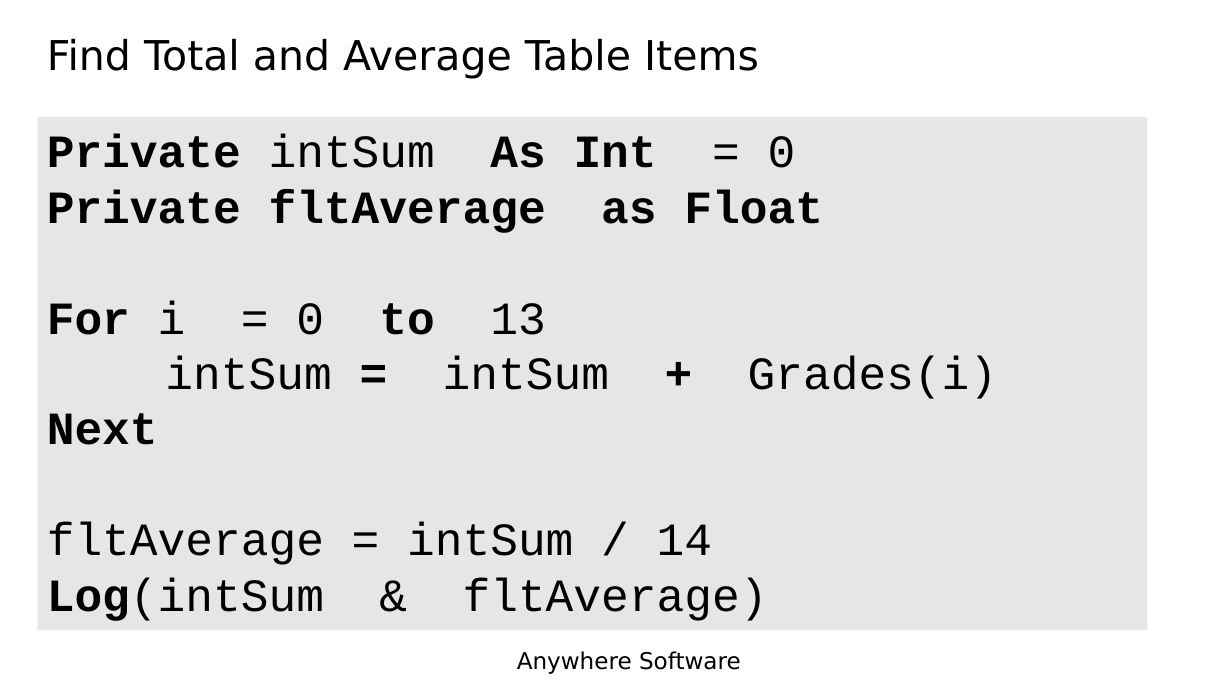
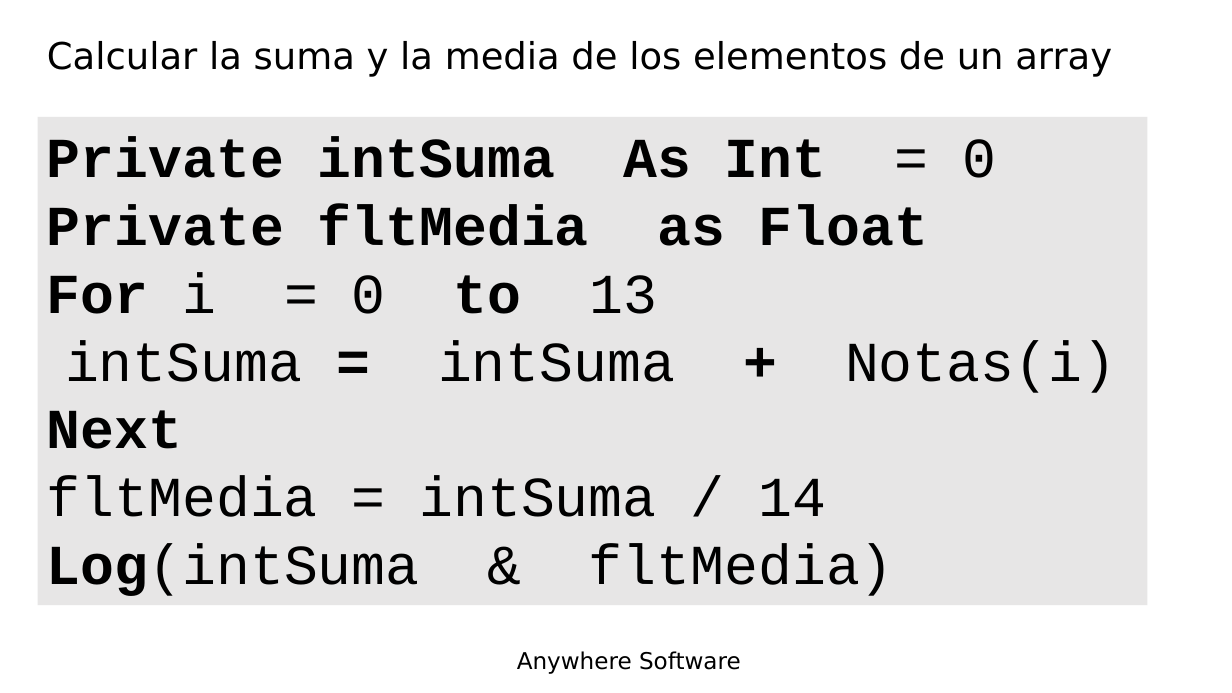
Before and after one commit to Lamashino/Teaching-B4J, a slide deck: slide 10 of Tema 14 - Matrices - Arrays/Tema 14 - Matrices - Arrays.pptx. Drawn at 1232x693 pixels with LibreOffice and Linux fonts; fonts in the diff are those of the drawing; background and template pictures are left out. Boxes give left, top, right and bottom in pixels: in the first picture for what was removed or moved away, otherwise in the second. Text is boxed around its words. In the diff, an @@ line names an element or a change of style, - is before the commit and + after.

```diff
--- a/Tema 14 - Matrices - Arrays/Tema 14 - Matrices - Arrays.pptx
+++ b/Tema 14 - Matrices - Arrays/Tema 14 - Matrices - Arrays.pptx
@@ title at [47, 41, 1112, 77]: text changed; size 32 to 28.8 pt @@
-Find Total and Average Table Items
+Calcular la suma y la media de los elementos de un array
@@ rectangle "Private intSuma As Int = ...": place and size @@
-rectangle "Private intSuma As Int = ..." at [38, 117, 1148, 630]
+rectangle "Private intSuma As Int = ..." at [38, 117, 1148, 605]
@@ text in rectangle at [47, 137, 996, 246]: text changed; size 36 to 44 pt @@
-Private intSum As Int = 0
-Private fltAverage as Float
+Private intSuma As Int = 0
+Private fltMedia as Float
@@ text in rectangle at [47, 272, 657, 449]: size 36 to 44 pt in "For i = 0 to 13", "Next" @@
@@ text in rectangle at [65, 340, 1116, 393]: text changed; size 36 to 44 pt @@
-intSum = intSum + Grades(i)
+intSuma = intSuma + Notas(i)
@@ text in rectangle at [47, 476, 894, 596]: text changed; size 36 to 44 pt @@
-fltAverage = intSum / 14
-Log(intSum & fltAverage)
+fltMedia = intSuma / 14
+Log(intSuma & fltMedia)
```
Also in this commit, not shown: 42 other slides changed.
